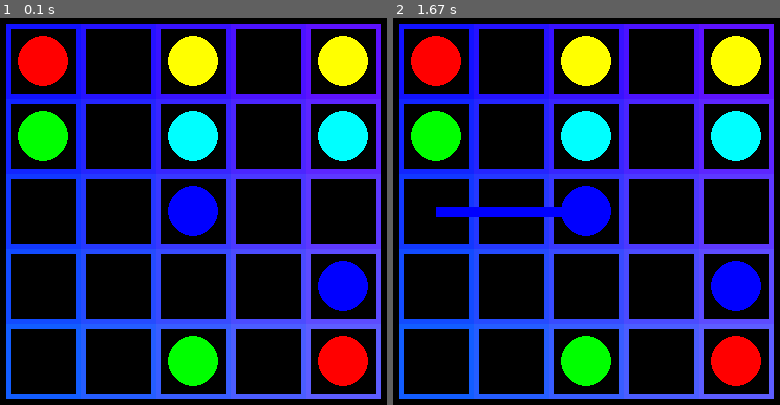
Above: before the commit, frames 1-2 (left to right).
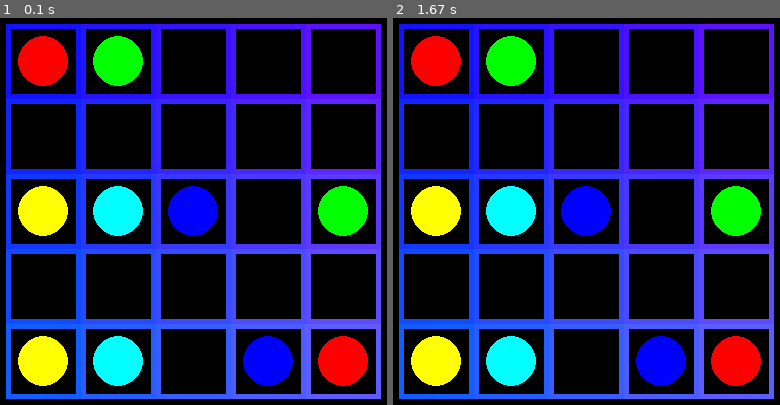
Above: after the commit, the same moments.

Repository: edvinalestig/flow-pygame
Game: pygame game, started from main.py
The game is run twice, just before and just after one commit, with the same random seed, the same clock (stepped at 60 frames per second) and the same inputs.
Inputs (mouse positions are in pixels of both pictures, inside the frame that each line leads up to):
- Up to frame 1 (0.1 s): no input
- Up to frame 2 (1.67 s): press the mouse at (590, 246) at 0.37 s; move the mouse to (524, 230) at 0.47 s; release the mouse at (458, 215) at 0.6 s

The runs differ from the first frame. In frame 1, 18% of the frame differs, in the area x 4-96%, y 4-96%; in frame 2, 18%.

Commit message:
Moved some loadLevel functions to graphicsManager

Diff:
--- /dev/null
+++ b/graphicsManager.py
@@ -0,0 +1,35 @@
+import pygame, math
+
+class GraphicsManager():
+    def __init__(self, logicClass):
+        self.logic = logicClass
+        self.length = logicClass.sideLength
+        # self.screen = logicClass.screen
+
+
+    def drawBoard(self, length, width, height):
+        totalHeight = length * height
+        totalWidth = length * width
+
+        y = length
+        while y < totalHeight + length:
+
+            x = length
+            while x < totalWidth + length:
+
+                # Rect(left, top, width, height) -> Rect
+                rectangle = pygame.Rect(x, y, length, length)
+                pygame.draw.rect(self.logic.screen, [x/4, y/4, 255], rectangle, 5)
+                self.logic.rectangles.append(rectangle)
+
+                centrePoint = (math.floor(x + length/2), math.floor(y + length/2))
+                self.logic.centrePoints.append(centrePoint)
+                self.logic.filledTiles.append(False)
+
+                x += length
+            y += length
+
+    def drawEndPoint(self, tile, colour):
+        self.logic.statics.append([tile, colour])
+        centrePoint = self.logic.centrePoints[tile]
+        pygame.draw.circle(self.logic.screen, colour, centrePoint, math.floor(self.length/3))
--- a/main.py
+++ b/main.py
@@ -1,12 +1,10 @@
 import pygame, sys, json, math
-import levels, mouseManager
+import levels, mouseManager, graphicsManager
 
 
 class Game():
     def __init__(self, dev=False):
         self.dev = dev
-
-        pygame.init()
 
         with open("config.txt") as f:
             config = json.loads(f.read())
@@ -14,15 +12,23 @@
         if self.dev: print(config)
         self.sideLength = config["sideLength"]
 
+        pygame.init()
+        self.mouseManager = mouseManager.MouseManager(self)
+        self.graphicsManager = graphicsManager.GraphicsManager(self)
+
+
+
+
         self.centrePoints = []
         self.rectangles = []
         self.statics = []
         self.filledTiles = []
+        self.connections = []
 
         level = levels.getLevel()
         self.loadLevel(level)
 
-        self.mouseManager = mouseManager.MouseManager(self)
+
 
 
     def loadLevel(self, level):
@@ -39,30 +45,35 @@
 
 
         # Create tiles
-        i = self.sideLength
-        while i < fillWidth + self.sideLength:
 
-            j = self.sideLength
-            while j < fillHeight + self.sideLength:
+        # i = self.sideLength
+        # while i < fillWidth + self.sideLength:
 
-                rectangle = pygame.Rect(i, j, self.sideLength, self.sideLength)
-                pygame.draw.rect(self.screen, [i/4, j/4, 255], rectangle, 5)
-                self.rectangles.append(rectangle)
+        #     j = self.sideLength
+        #     while j < fillHeight + self.sideLength:
 
-                centrePoint = (math.floor(i + self.sideLength/2), math.floor(j + self.sideLength/2))
-                self.centrePoints.append(centrePoint)
-                self.filledTiles.append(False)
+        #         rectangle = pygame.Rect(i, j, self.sideLength, self.sideLength)
+        #         pygame.draw.rect(self.screen, [i/4, j/4, 255], rectangle, 5)
+        #         self.rectangles.append(rectangle)
 
-                j += self.sideLength
-            i += self.sideLength
+        #         centrePoint = (math.floor(i + self.sideLength/2), math.floor(j + self.sideLength/2))
+        #         self.centrePoints.append(centrePoint)
+        #         self.filledTiles.append(False)
+
+        #         j += self.sideLength
+        #     i += self.sideLength
+        self.graphicsManager.drawBoard(self.sideLength, self.width, self.height)
+
 
         # Create the end points (static tiles)
         for value in level["colours"]:
             colour = value[0]
             index1 = value[1]
             index2 = value[2]
-            self.createStaticTile(index1, colour)
-            self.createStaticTile(index2, colour)
+            # self.createStaticTile(index1, colour)
+            # self.createStaticTile(index2, colour)
+            self.graphicsManager.drawEndPoint(index1, colour)
+            self.graphicsManager.drawEndPoint(index2, colour)
 
         if self.dev:
             rect = pygame.Rect(0, 0, 100, 25)
@@ -72,26 +83,13 @@
             print("Rectangles:", self.rectangles)
             print("Statics:", self.statics)
             print("Centre points:", self.centrePoints)
+            print("Filled tiles:", self.filledTiles)
 
 
     def createStaticTile(self, index, colour):
         self.statics.append([index, colour])
         centrePoint = self.centrePoints[index]
         pygame.draw.circle(self.screen, colour, centrePoint, math.floor(self.sideLength/3))
-
-
-    def fillTile(self, colour=[0, 255, 0], index=None): # Byt funktionsnamn
-        for array in self.statics:
-            if array[0] == index:
-                return
-
-        if not self.filledTiles[index]:
-            pygame.draw.rect(self.screen, colour, self.rectangles[index])
-            self.filledTiles[index] = True
-        else:
-            pygame.draw.rect(self.screen, (0, 0, 0), self.rectangles[index])
-            pygame.draw.rect(self.screen, (15, 15, 200), self.rectangles[index], 8)
-            self.filledTiles[index] = False
 
 
     def removeTile(self, index):
